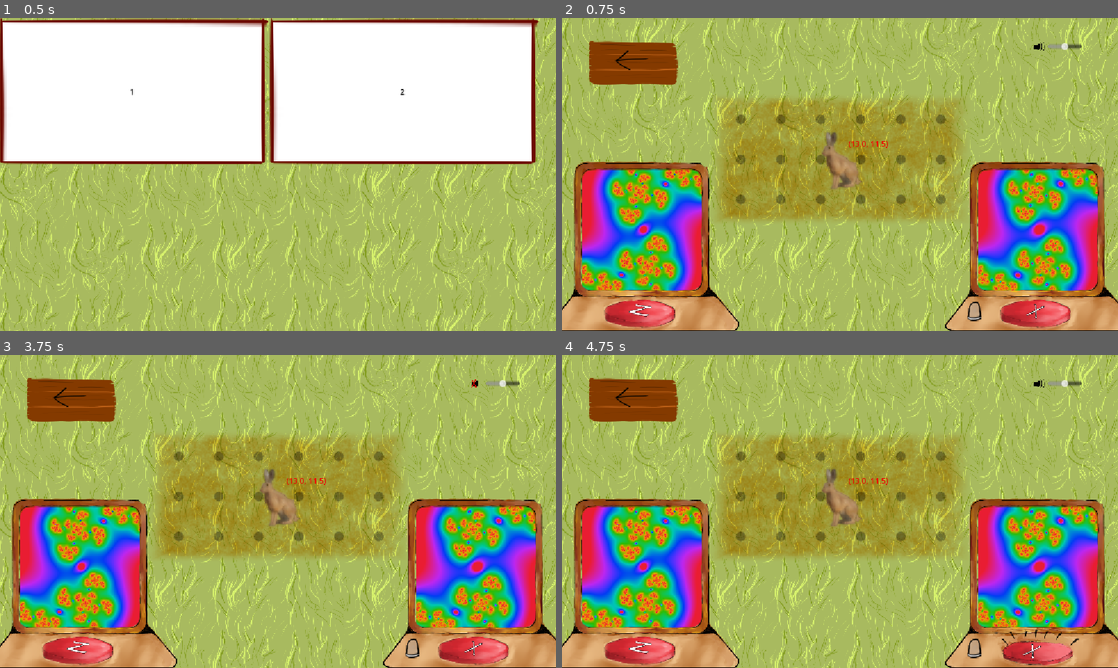
Above: before the commit, frames 1-4 (two rows, left to right).
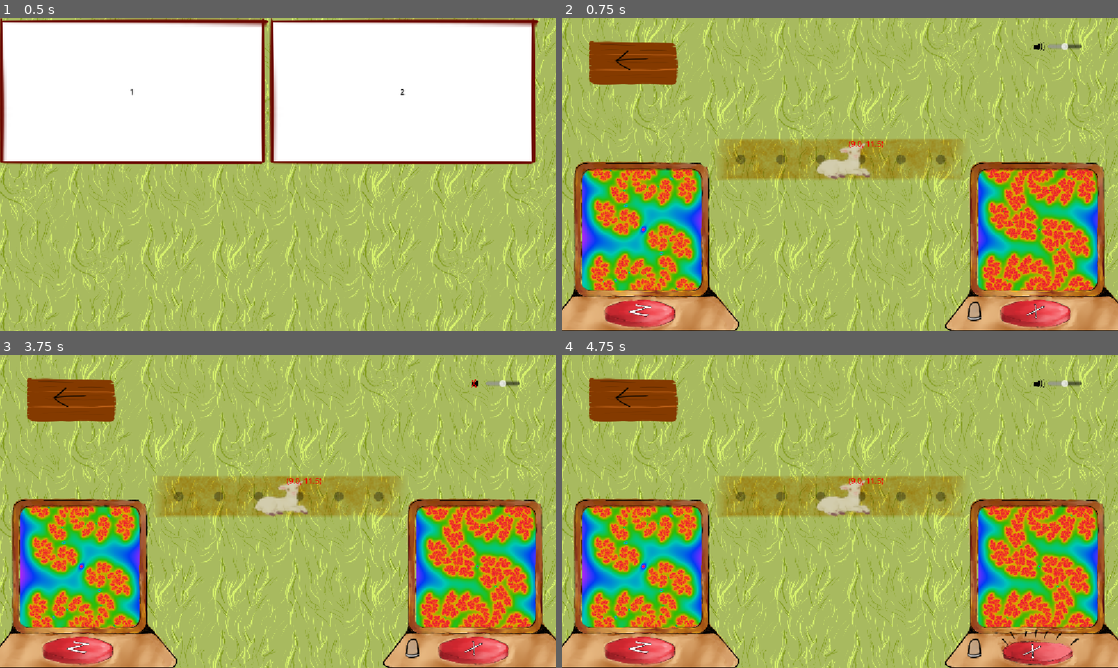
Above: after the commit, the same moments.

Repository: Wallted/ldjam-59
Game: Godot game, scene res://main.tscn
Two runs of this game, one before a commit and one after it. Both use one fixed random seed, a clock stepped at 60 frames per second and the inputs below. The engine's default icon, where the game draws it, is replaced by a stand-in: a white triangle on a blue panel in a dark square.
Inputs (mouse positions are in pixels of both pictures, inside the frame that each line leads up to):
- Up to frame 1 (0.5 s): no input
- Up to frame 2 (0.75 s): click "1" at 0.5 s
- Up to frame 3 (3.75 s): click (278, 495) at 1.25 s; click (278, 495) at 2 s; click (278, 495) at 2.75 s; click (478, 383) at 3.5 s
- Up to frame 4 (4.75 s): tap Enter at 4.25 s; move the mouse to (962, 495) at 4.27 s; hold X (player_choir) from 4.28 s (still down)

Frame 1 is identical in both runs. In frame 2, 27% of the frame differs, in the area x 3-97%, y 25-88%; in frame 3, 27%; in frame 4, 27%.

Commit message:
level 01?

Diff:
--- a/canvas.gd
+++ b/canvas.gd
@@ -27,18 +27,23 @@
 
 var parameters: Array[Parameter] = [
 
+	# 0
 	Parameter.new("shader_parameter/color_phase", Vector2(0.5, 1.5), 1.0),
 	Parameter.new("shader_parameter/color_freq", Vector2(2.5, 0.5), 1.0),
 
-	Parameter.new("shader_parameter/c_x", Vector2(0.3, 0.5), 0.33),
-	Parameter.new("shader_parameter/c_y", Vector2(0.4, 0.6), 0.48),
+	# 1
+	Parameter.new("shader_parameter/hue_weight", Vector2(0.25, 0.75), 0.5),
+	Parameter.new("shader_parameter/zoom", Vector2(0.4, -0.1), 0.1),
 
+	# 2
 	Parameter.new("shader_parameter/center_x", Vector2(-0.2, 0.2), 0.0),
 	Parameter.new("shader_parameter/center_y", Vector2(-0.2, 0.2), 0.0),
 
-	Parameter.new("shader_parameter/hue_weight", Vector2(0.25, 0.75), 0.5),
-	Parameter.new("shader_parameter/zoom", Vector2(0.4, -0.1), 0.0),
+	# 3
+	Parameter.new("shader_parameter/c_x", Vector2(0.25, 0.4), 0.33),
+	Parameter.new("shader_parameter/c_y", Vector2(0.4, 0.55), 0.48),
 
+	# 4
 	Parameter.new("shader_parameter/rotation_angle", Vector2(0.0, PI), 0.5 * PI),
 	Parameter.new("shader_parameter/fish_eye", Vector2(1.0, 0.0), 0.5),
 ]
--- a/game.tscn
+++ b/game.tscn
@@ -16,7 +16,7 @@
 shader_parameter/zoom = 0.04
 shader_parameter/center_x = 0.0
 shader_parameter/center_y = 0.0
-shader_parameter/c_x = 0.33
+shader_parameter/c_x = 0.28
 shader_parameter/c_y = 0.48
 shader_parameter/color_phase = 0.0
 shader_parameter/color_freq = 1.0
--- a/levels/01.json
+++ b/levels/01.json
@@ -1,12 +1,12 @@
 {
 	"x": 6,
-	"y": 3,
-	"offset_x": 10,
-	"offset_y": 10,
+	"y": 1,
+	"offset_x": 6,
+	"offset_y": 11,
 	"player_data": [
-		[1, 13.0, 11.5],
+		[3, 9.0, 11.5],
 	],
 	"target_data": [
-		[1, 11.5, 12.5],
+		[3, 11.5, 11.5],
 	],
 }
